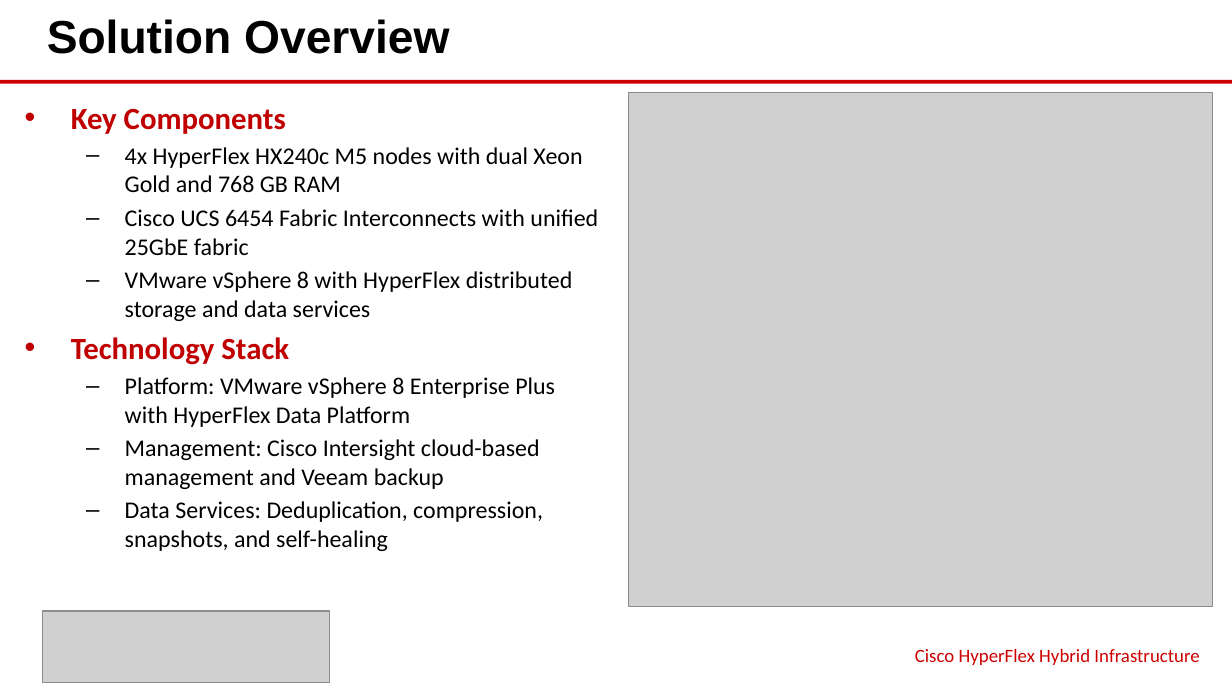
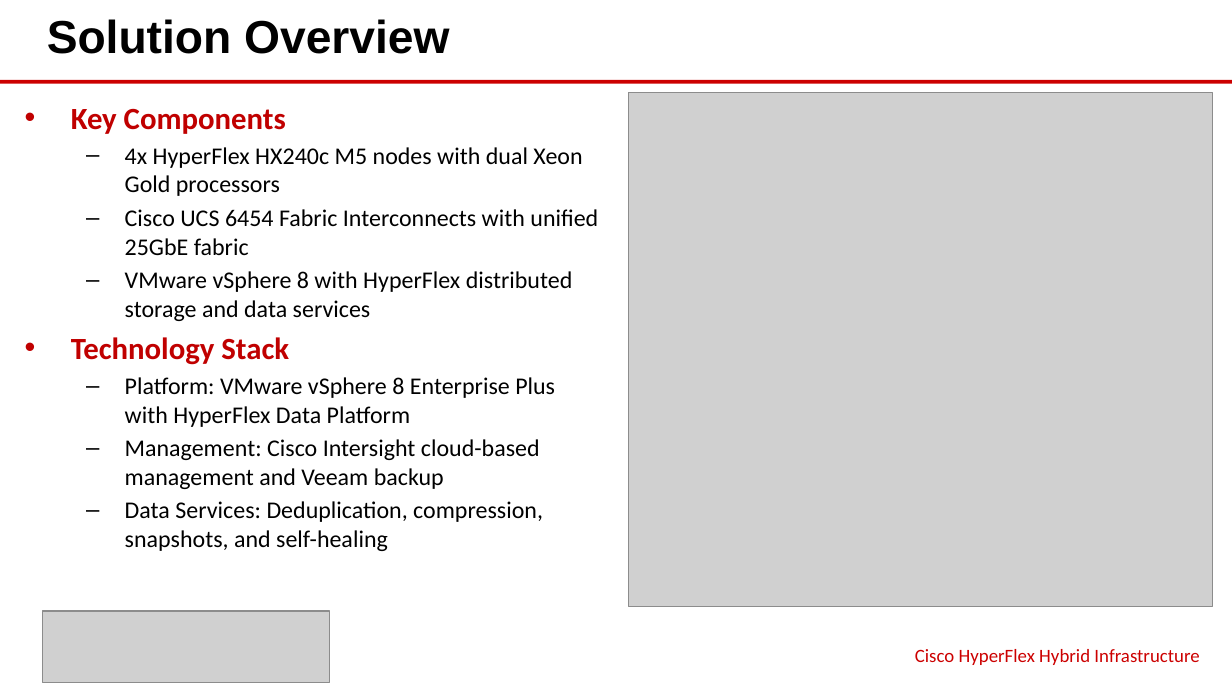
Before and after one commit to eoframework/solutions, a slide deck: slide 4 of solutions/cisco/cloud/hybrid-infrastructure/presales/solution-briefing.pptx. Drawn at 1232x693 pixels with LibreOffice and Linux fonts; fonts in the diff are those of the drawing; grey boxes stand for pictures. Boxes give left, top, right and bottom in pixels: in the first picture for what was removed or moved away, otherwise in the second. Text is boxed around its words. In the diff, an @@ line names an element or a change of style, - is before the commit and + after.

```diff
--- a/solutions/cisco/cloud/hybrid-infrastructure/presales/solution-briefing.pptx
+++ b/solutions/cisco/cloud/hybrid-infrastructure/presales/solution-briefing.pptx
@@ text at (x1=125, y1=147, x2=582, y2=196): text changed @@
-  – 4x HyperFlex HX240c M5 nodes with dual Xeon Gold and 768 GB RAM
+  – 4x HyperFlex HX240c M5 nodes with dual Xeon Gold processors
```
Also in this commit, not shown: 25 other files.
